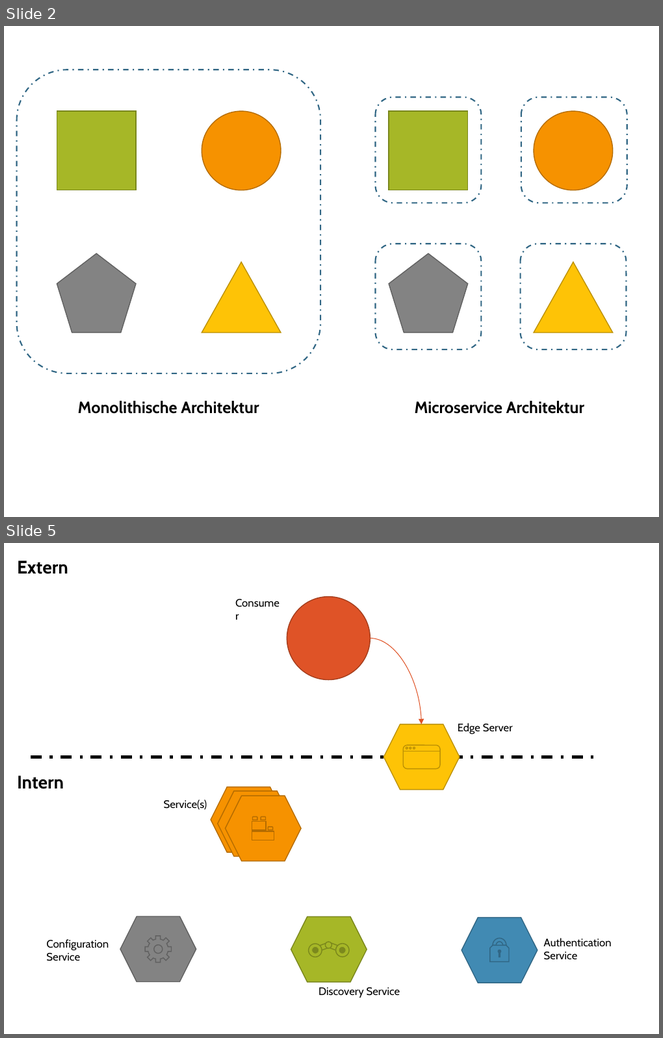
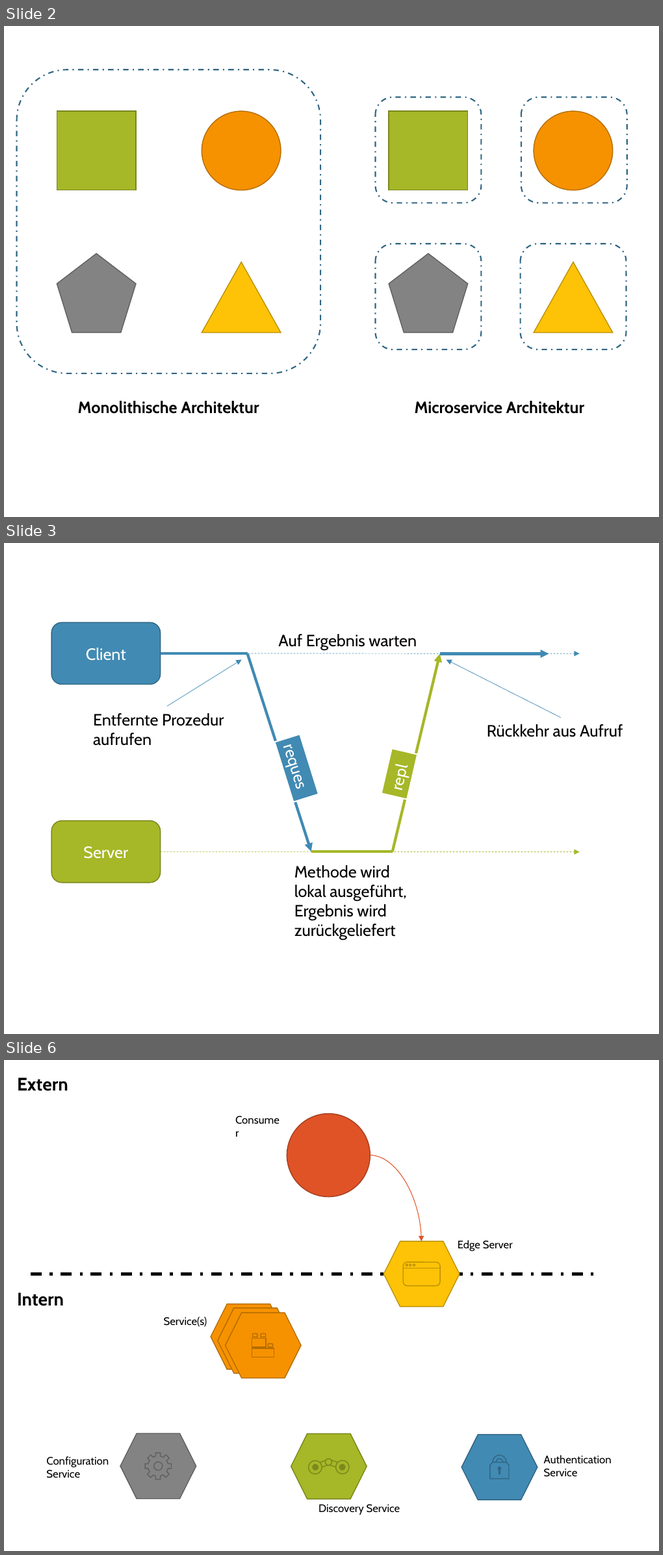
Before and after one commit to FabianWilms/hm-ba, a slide deck: images/ppt/graphics.pptx. Shown one above the other, each under a label of ours: slides 2 and 5 before the commit, slides 2, 3 and 6 after it; the slides between them are not shown. The pictures are 663x1038 and 663x1555 pixels, drawn with LibreOffice and Linux fonts; fonts in the diff are those of the drawing. Boxes give left, top, right and bottom in pixels: in the first picture for what was removed or moved away, otherwise in the second. Text is boxed around its words. In the diff, an @@ line names an element or a change of style, - is before the commit and + after.

```diff
--- a/images/ppt/graphics.pptx
+++ b/images/ppt/graphics.pptx
@@ slide 3 added at <box>4,543,659,1034</box>, background #FFFFFF @@
@@ rounded rectangle added at <box>52,622,161,684</box>, fill #418AB3, outline #306684 1 pt, 18 pt, text #FFFFFF @@
+Client
@@ text added at <box>278,634,417,650</box>, 18 pt, text #000000 @@
+Auf Ergebnis warten
@@ arrow added from (161, 653) to (580, 653), #418AB3 0.5 pt dashed @@
@@ line added from (161, 653) to (248, 653), #418AB3 3 pt @@
@@ arrow added from (167, 706) to (242, 659), #418AB3 0.5 pt @@
@@ arrow added from (248, 653) to (311, 852), #418AB3 3 pt @@
@@ arrow added from (393, 852) to (440, 653), #A6B727 3 pt @@
@@ arrow added from (440, 653) to (549, 653), #418AB3 3 pt @@
@@ arrow added from (561, 718) to (446, 659), #418AB3 0.5 pt @@
@@ text added at <box>93,713,224,746</box>, 18 pt, text #000000 @@
+Entfernte Prozedur aufrufen
@@ rectangle added at <box>275,735,319,802</box>, fill #418AB3, outline #FFFFFF 1.5 pt, 18 pt, text #FFFFFF @@
+request
@@ text added at <box>487,724,623,737</box>, 18 pt, text #000000 @@
+Rückkehr aus Aufruf
@@ rectangle added at <box>382,748,417,799</box>, fill #A6B727, outline #FFFFFF 1.5 pt, 18 pt, text #FFFFFF @@
+reply
@@ rounded rectangle added at <box>52,821,161,882</box>, fill #A6B727, outline #7B871D 1 pt, 18 pt, text #FFFFFF @@
+Server
@@ arrow added from (161, 852) to (580, 852), #A6B727 0.5 pt dashed @@
@@ line added from (311, 852) to (393, 852), #A6B727 3 pt @@
@@ text added at <box>295,865,406,940</box>, 18 pt, text #000000 @@
+  Methode wird lokal ausgeführt, Ergebnis wird zurückgeliefert
@@ what was slide 5 is now slide 6 @@
```
Also in this commit, not shown: 2 other slides added, 6 other files.
